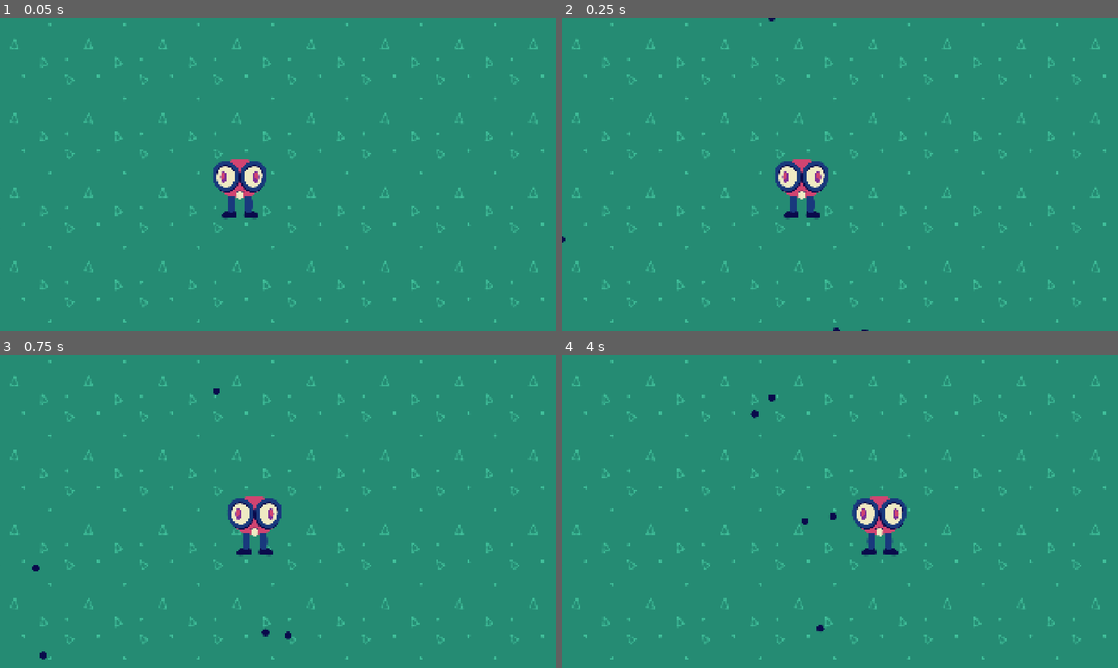
Above: before the commit, frames 1-4 (two rows, left to right).
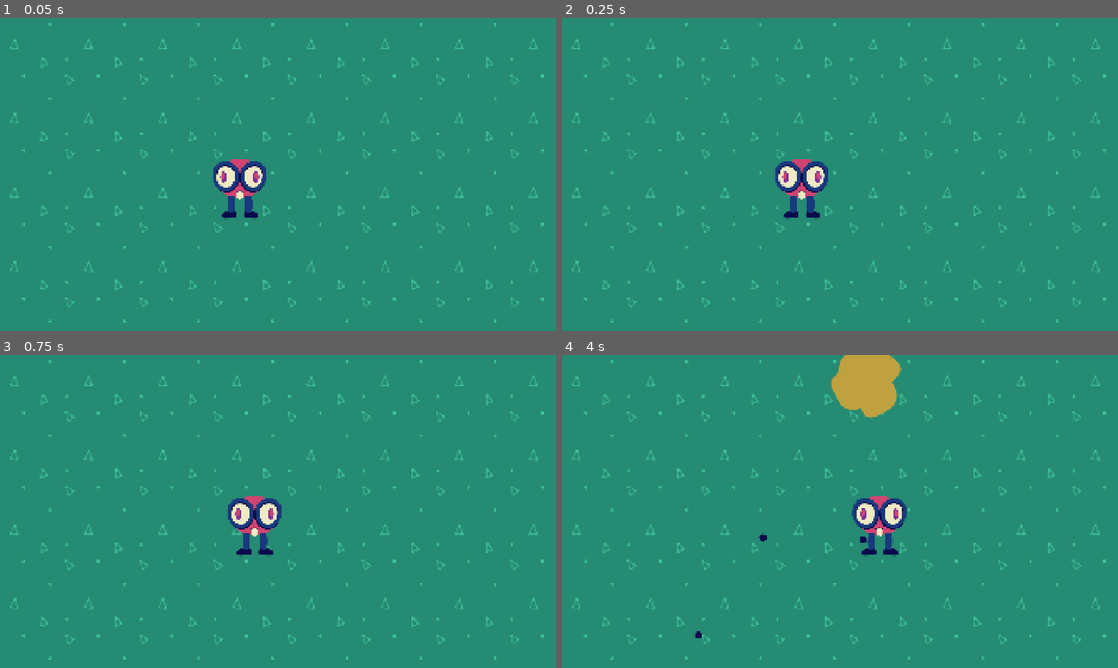
Above: after the commit, the same moments.

Repository: squarepear/ggj-26
Game: Godot game, scene res://world/world.tscn
The game is run twice, just before and just after one commit, with the same random seed, the same clock (stepped at 60 frames per second) and the same inputs.
Inputs:
- Up to frame 1 (0.05 s): no input
- Up to frame 2 (0.25 s): no input
- Up to frame 3 (0.75 s): hold D (move_right) from 0.53 s (still down)
- Up to frame 4 (4 s): release D (move_right) at 1.28 s; hold S (move_down) 1.28-2.03 s; hold D (move_right) 2.03-2.78 s; hold W (move_up) 2.78-3.53 s; hold A (move_left) from 3.53 s (still down)

Frame 1 is identical in both runs. In frame 2, less than 0.1% of the frame differs, in the area x 0-56%, y 0-100%; in frame 3, 0.1%; in frame 4, 2.2%, in the area x 24-62%, y 0-91%.

Commit message:
Delay randomly when bullets are spawned

Diff:
--- a/project/component/spawner_component.gd
+++ b/project/component/spawner_component.gd
@@ -6,15 +6,32 @@
 
 @export var bullet : PackedScene
 
+var _timer: Timer = Timer.new()
+var _target
+
+@onready var _delay: int = randi_range(1, 5)
+
+
+func _ready() -> void:
+	add_child(_timer)
+	_timer.one_shot = true
+	_timer.wait_time = _delay
+	_timer.timeout.connect(_on_timer_timeout)
+
 
 func spawn(target):
-	var bullet_instance: Bullet = bullet.instantiate()
-	add_child(bullet_instance)
-	bullet_instance.screen_exited.connect(_on_bullet_screen_exited)
-	bullet_instance.set_target(target)
-	bullet_instance.initialize()
-	spawned.emit()
+	_timer.start()
+	_target = target
 
 
 func _on_bullet_screen_exited() -> void:
 	job_completed.emit()
+
+
+func _on_timer_timeout() -> void:
+	var bullet_instance: Bullet = bullet.instantiate()
+	add_child(bullet_instance)
+	bullet_instance.screen_exited.connect(_on_bullet_screen_exited)
+	bullet_instance.set_target(_target)
+	bullet_instance.initialize()
+	spawned.emit()
